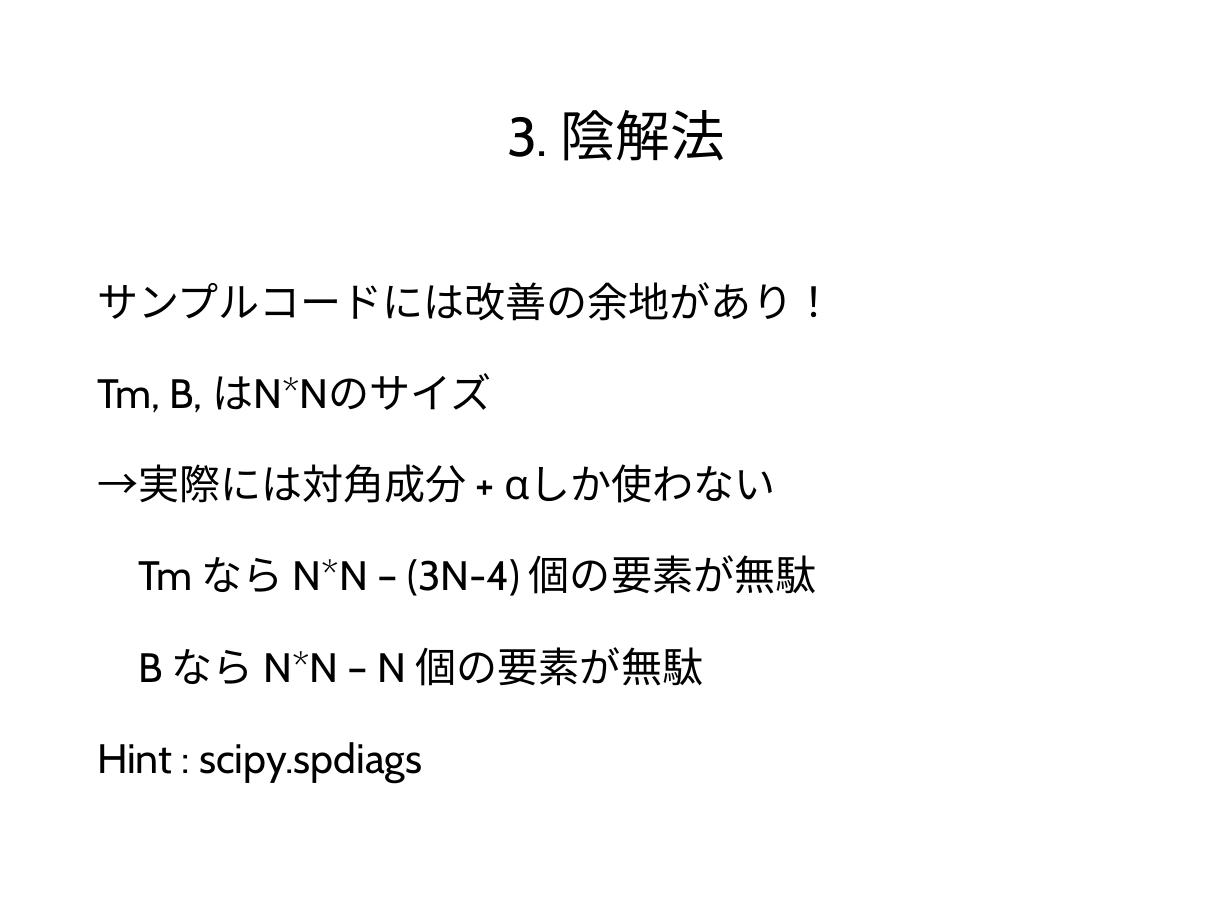
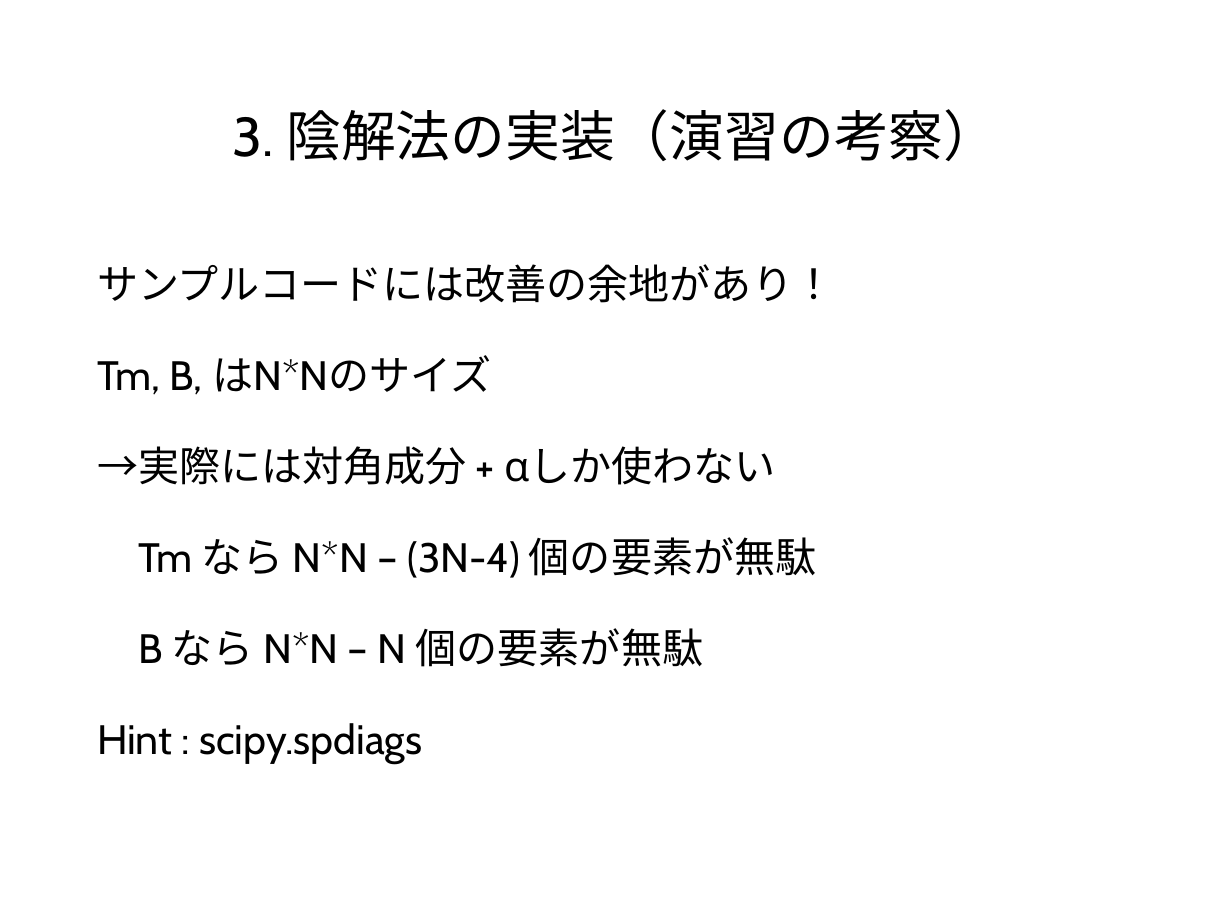
Before and after one commit to te288/intro_to_NA2022, a slide deck: slide 19 of pptx/04_1次元拡散方程式（陰解法）.pptx (slide 15 before the commit). Drawn at 1232x924 pixels with LibreOffice and Linux fonts; fonts in the diff are those of the drawing. Boxes give left, top, right and bottom in pixels: in the first picture for what was removed or moved away, otherwise in the second. Text is boxed around its words. In the diff, an @@ line names an element or a change of style, - is before the commit and + after.

Commit message:
陰解法の説明pdf追加

```diff
--- a/pptx/04_1次元拡散方程式（陰解法）.pptx
+++ b/pptx/04_1次元拡散方程式（陰解法）.pptx
@@ title at [233, 109, 998, 161]: text changed @@
-3. 陰解法
+3. 陰解法の実装（演習の考察）
@@ text "サンプルコードには改善の余地があり！": place and size @@
-text "サンプルコードには改善の余地があり！" at [97, 282, 834, 782]
+text "サンプルコードには改善の余地があり！" at [97, 264, 834, 764]
```
Also in this commit, not shown: 10 other slides changed, 5 slides added, 1 slide removed, 8 other files.
